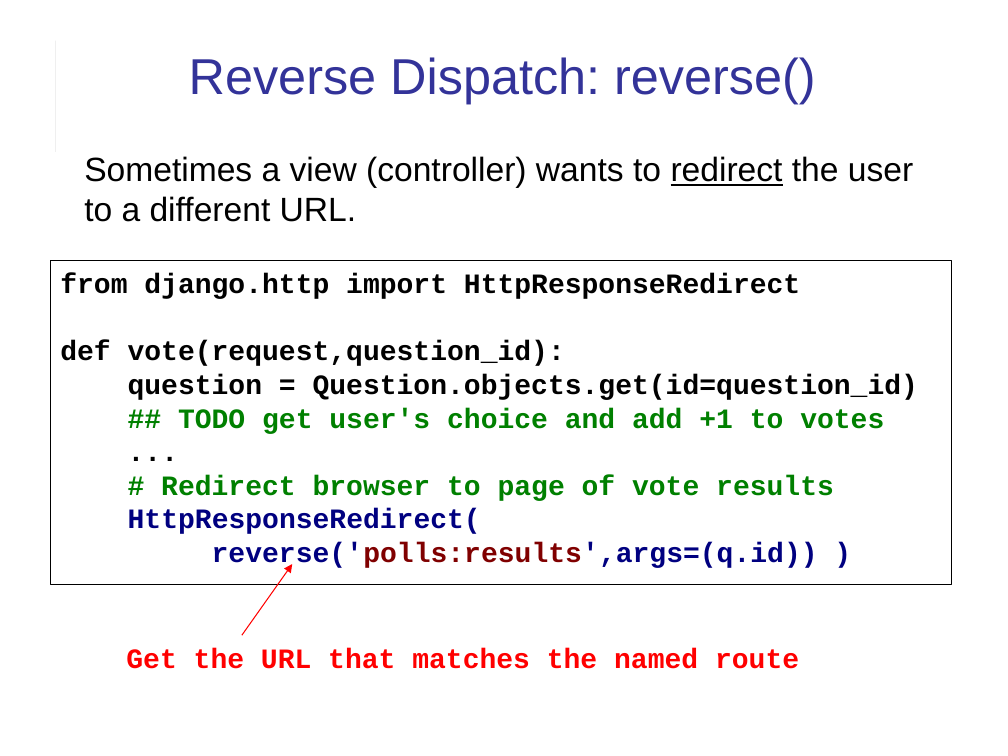
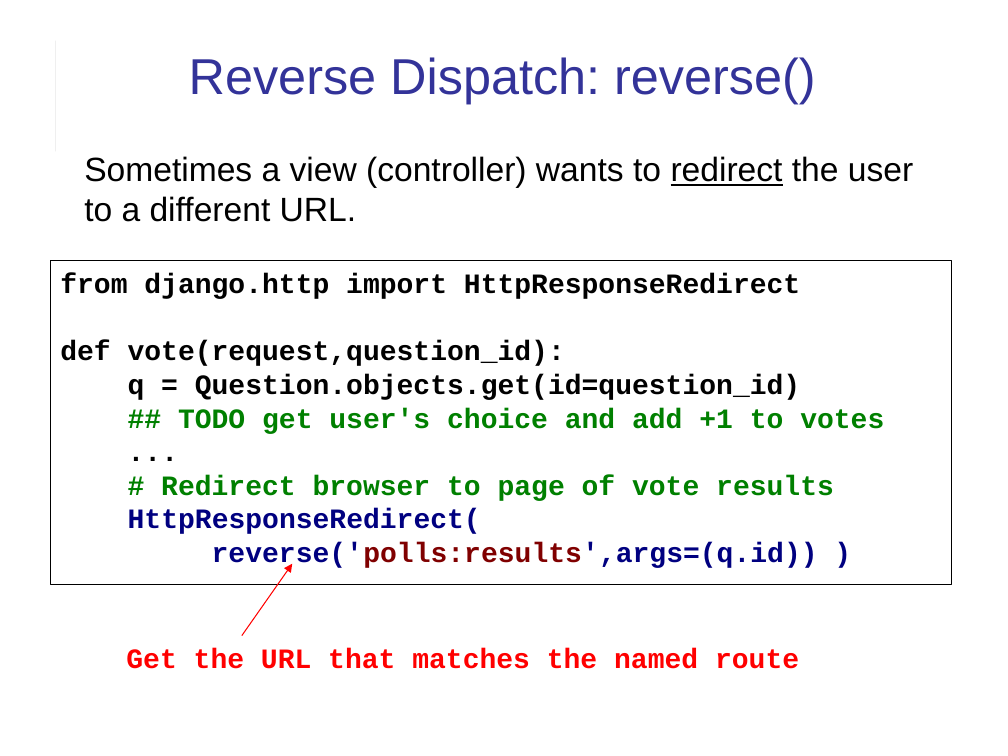
Before and after one commit to cpske/ISP, a slide deck: slide 14 of web/Django-review-1.ppt (slide 13 before the commit). Drawn at 1008x756 pixels with LibreOffice and Linux fonts; fonts in the diff are those of the drawing. Boxes give left, top, right and bottom in pixels: in the first picture for what was removed or moved away, otherwise in the second. Text is boxed around its words. In the diff, an @@ line names an element or a change of style, - is before the commit and + after.

```diff
--- a/web/Django-review-1.ppt
+++ b/web/Django-review-1.ppt
@@ text in rectangle at <box>128,374,800,400</box>: text changed @@
-question = Question.objects.get(id=question_id)
+q = Question.objects.get(id=question_id)
```
Also in this commit, not shown: 3 other slides changed, 7 slides added, 3 other files.
